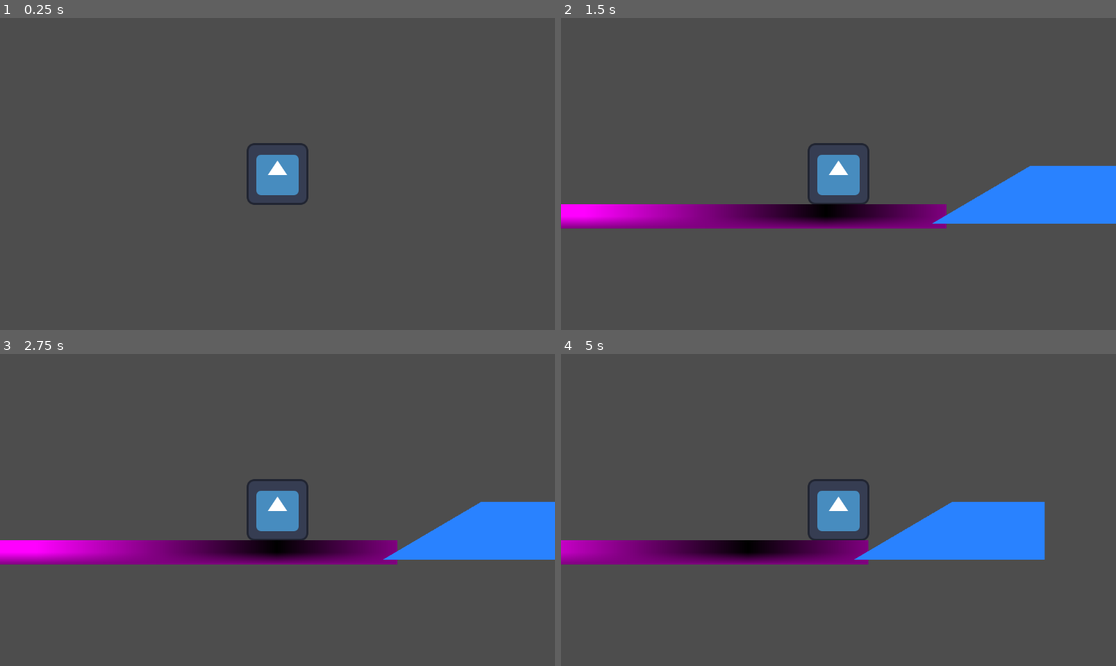
Above: before the commit, frames 1-4 (two rows, left to right).
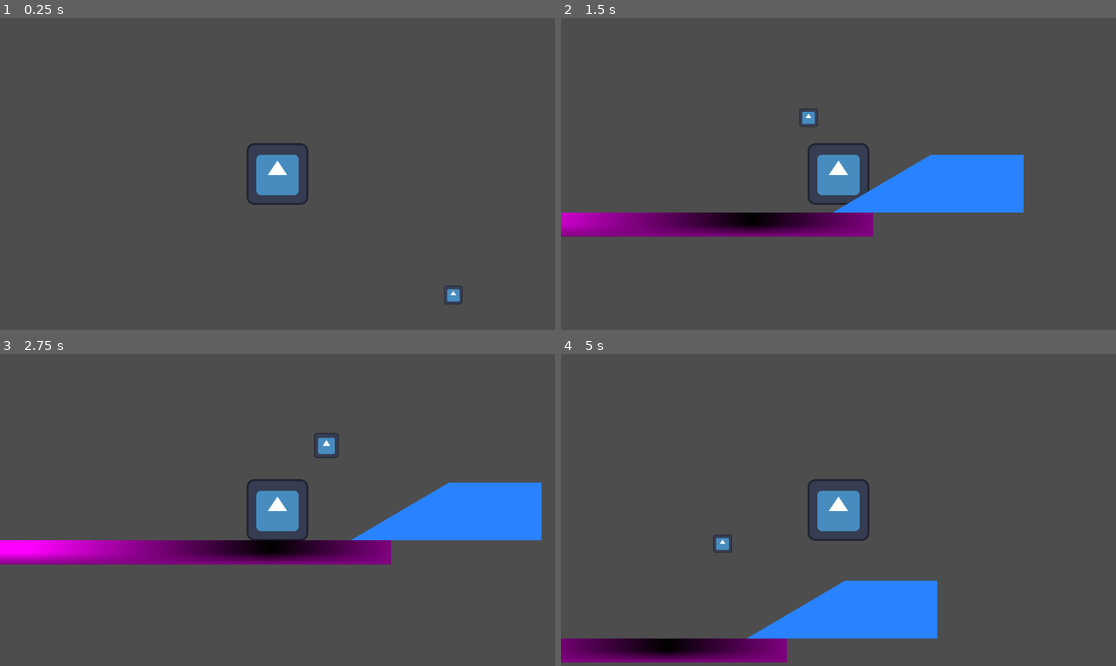
Above: after the commit, the same moments.

Repository: Piramyxed/2d-game-thing
Game: Godot game, scene res://Scenes/Main/main.tscn
Same seed, same stepped clock (60 frames per second), same inputs: the game is played once before the commit and once after it. The engine's default icon, where the game draws it, is replaced by a stand-in: a white triangle on a blue panel in a dark square.
Inputs (mouse positions are in pixels of both pictures, inside the frame that each line leads up to):
- Up to frame 1 (0.25 s): no input
- Up to frame 2 (1.5 s): move the mouse to (960, 158) at 0.52 s; hold Shift (sprint) 0.53-1.28 s; hold D (move_right) from 0.53 s (still down); click (960, 158) at 0.67 s; tap Space (jump) at 0.77 s; move the mouse to (727, 189) at 1.27 s; tap Shift (sprint) at 1.35 s; click (727, 189) at 1.42 s
- Up to frame 3 (2.75 s): tap Space (jump) at 1.52 s; move the mouse to (333, 441) at 2.02 s; release D (move_right) at 2.03 s; hold A (move_left) from 2.03 s (still down); hold Shift (sprint) from 2.03 s (still down); click (333, 441) at 2.17 s
- Up to frame 4 (5 s): move the mouse to (810, 572) at 2.77 s; release A (move_left) at 2.78 s; release Shift (sprint) at 2.78 s; hold D (move_right) 2.78-4.28 s; tap Shift (sprint) at 2.85, 4.35 s; click (810, 572) at 2.92 s; tap Space (jump) at 3.02, 3.77, 4.52 s; move the mouse to (1005, 556) at 3.52 s; hold Shift (sprint) 3.53-4.28 s; click (1005, 556) at 3.67 s; move the mouse to (672, 463) at 4.27 s; hold A (move_left) from 4.28 s (still down); click (672, 463) at 4.42 s

The runs differ from the first frame. In frame 1, 0.1% of the frame differs, in the area x 80-84%, y 85-92%; in frame 2, 13%; in frame 3, 5.0%; in frame 4, 17%, in the area x 0-88%, y 47-99%.

Commit message:
added a signal bus1

Diff:
--- a/2d-game-thing-gd-root/Assets/Player/player.gd
+++ b/2d-game-thing-gd-root/Assets/Player/player.gd
@@ -1,12 +1,20 @@
 extends CharacterBody2D
 
 # Constant Contollers
-const SPEED = 300.0
+const WALK_SPEED = 300.0
+const SPRINT_SPEED = 500.0
 const JUMP_VELOCITY = -400.0
 
 # Movement Control
 var slipperyness = 20
 
+# States
+var cur_speed = WALK_SPEED
+var walking = false
+var sprinting = true
+
+func _ready():
+	SignalBus.connect("grapple", grapple)
 
 func _physics_process(delta: float) -> void:
 	# Add the gravity.
@@ -20,9 +28,24 @@
 	# Get the input direction and handle the movement/deceleration.
 	# As good practice, you should replace UI actions with custom gameplay actions.
 	var direction := Input.get_axis("move_left", "move_right")
+
+	if Input.is_action_pressed("sprint"):
+		sprinting = true
+		walking = false
+	else:
+		walking = true
+		sprinting = false
+	if walking:
+		cur_speed = WALK_SPEED
+	elif sprinting:
+		cur_speed = SPRINT_SPEED
+
 	if direction:
-		velocity.x = lerp(velocity.x, direction * SPEED, delta * slipperyness)
+		velocity.x = lerp(velocity.x, direction * cur_speed, delta * slipperyness)
 	else:
 		velocity.x = lerp(velocity.x, 0.0, delta * slipperyness)
 
 	move_and_slide()
+
+func grapple(delta):
+	print("Grappling")
--- /dev/null
+++ b/2d-game-thing-gd-root/Assets/Points/GrapplePoint/grapple_point.gd
@@ -0,0 +1,20 @@
+extends Area2D
+
+@onready var icon = $pointSprite
+var active = false
+var holdMouse
+
+func _process(delta):
+	if active:
+		if Input.is_mouse_button_pressed(MOUSE_BUTTON_LEFT):
+			SignalBus.emit_signal("grapple", get_process_delta_time())
+
+
+func _on_mouse_entered():
+	active = true
+	icon.scale = Vector2(0.4, 0.4)
+
+
+func _on_mouse_exited():
+	active = false
+	icon.scale = Vector2(0.3, 0.3)
--- /dev/null
+++ b/2d-game-thing-gd-root/Assets/Points/GrapplePoint/grapple_point.tscn
@@ -0,0 +1,20 @@
+[gd_scene load_steps=4 format=3 uid="uid://c6glmgixjhgj8"]
+
+[ext_resource type="Texture2D" uid="uid://jv808xvkp6dp" path="res://icon.svg" id="1_clodv"]
+[ext_resource type="Script" uid="uid://cmyvphkyqvgeo" path="res://Assets/Points/GrapplePoint/grapple_point.gd" id="1_rtk65"]
+
+[sub_resource type="CircleShape2D" id="CircleShape2D_c58ir"]
+radius = 50.0
+
+[node name="grapplePoint" type="Area2D"]
+script = ExtResource("1_rtk65")
+
+[node name="CollisionShape2D" type="CollisionShape2D" parent="."]
+shape = SubResource("CircleShape2D_c58ir")
+
+[node name="pointSprite" type="Sprite2D" parent="."]
+scale = Vector2(0.3, 0.3)
+texture = ExtResource("1_clodv")
+
+[connection signal="mouse_entered" from="." to="." method="_on_mouse_entered"]
+[connection signal="mouse_exited" from="." to="." method="_on_mouse_exited"]
--- a/2d-game-thing-gd-root/Scenes/Levels/level1.tscn
+++ b/2d-game-thing-gd-root/Scenes/Levels/level1.tscn
@@ -1,4 +1,6 @@
-[gd_scene load_steps=3 format=3 uid="uid://yoofpc6htlur"]
+[gd_scene load_steps=4 format=3 uid="uid://yoofpc6htlur"]
+
+[ext_resource type="PackedScene" uid="uid://c6glmgixjhgj8" path="res://Assets/Points/GrapplePoint/grapple_point.tscn" id="1_7u4ml"]
 
 [sub_resource type="PlaceholderTexture2D" id="PlaceholderTexture2D_xc7r2"]
 size = Vector2(2, 1)
@@ -20,7 +22,7 @@
 shape = SubResource("RectangleShape2D_vybhm")
 
 [node name="Ramp1" type="StaticBody2D" parent="."]
-position = Vector2(615, 397)
+position = Vector2(561, 357)
 
 [node name="Polygon2D" type="Polygon2D" parent="Ramp1"]
 color = Color(0.16078432, 0.50980395, 1, 1)
@@ -29,3 +31,6 @@
 
 [node name="CollisionPolygon2D" type="CollisionPolygon2D" parent="Ramp1"]
 polygon = PackedVector2Array(-146, 120, 250, 120, 250, 0, 58, 0)
+
+[node name="grapplePoint" parent="." instance=ExtResource("1_7u4ml")]
+position = Vector2(365, 280)
--- a/2d-game-thing-gd-root/Scenes/Main/main.tscn
+++ b/2d-game-thing-gd-root/Scenes/Main/main.tscn
@@ -1,9 +1,11 @@
-[gd_scene load_steps=3 format=3 uid="uid://bkml65op48lm3"]
+[gd_scene load_steps=4 format=3 uid="uid://bkml65op48lm3"]
 
 [ext_resource type="PackedScene" uid="uid://crujqu5deue3n" path="res://Assets/Player/player.tscn" id="1_1r6ip"]
+[ext_resource type="Script" uid="uid://bmk4s37idlvla" path="res://Scripts/game.gd" id="1_qw60k"]
 [ext_resource type="PackedScene" uid="uid://yoofpc6htlur" path="res://Scenes/Levels/level1.tscn" id="2_lixft"]
 
 [node name="main" type="Node2D"]
+script = ExtResource("1_qw60k")
 
 [node name="player" parent="." instance=ExtResource("1_1r6ip")]
 
--- /dev/null
+++ b/2d-game-thing-gd-root/Scripts/game.gd
@@ -0,0 +1,5 @@
+extends Node2D
+
+
+func _ready():
+	pass # Replace with function body.
--- /dev/null
+++ b/2d-game-thing-gd-root/Scripts/signal_bus.gd
@@ -0,0 +1,3 @@
+extends Node
+
+signal grapple
--- a/2d-game-thing-gd-root/project.godot
+++ b/2d-game-thing-gd-root/project.godot
@@ -14,6 +14,11 @@
 run/main_scene="uid://bkml65op48lm3"
 config/features=PackedStringArray("4.5", "Forward Plus")
 config/icon="res://icon.svg"
+
+[autoload]
+
+Game="*res://Scripts/game.gd"
+SignalBus="*res://Scripts/signal_bus.gd"
 
 [input]
 
Not shown, added: 2d-game-thing-gd-root/Assets/Points/GrapplePoint/grapple_point.gd.uid
Not shown, added: 2d-game-thing-gd-root/Scripts/game.gd.uid
Not shown, added: 2d-game-thing-gd-root/Scripts/signal_bus.gd.uid
